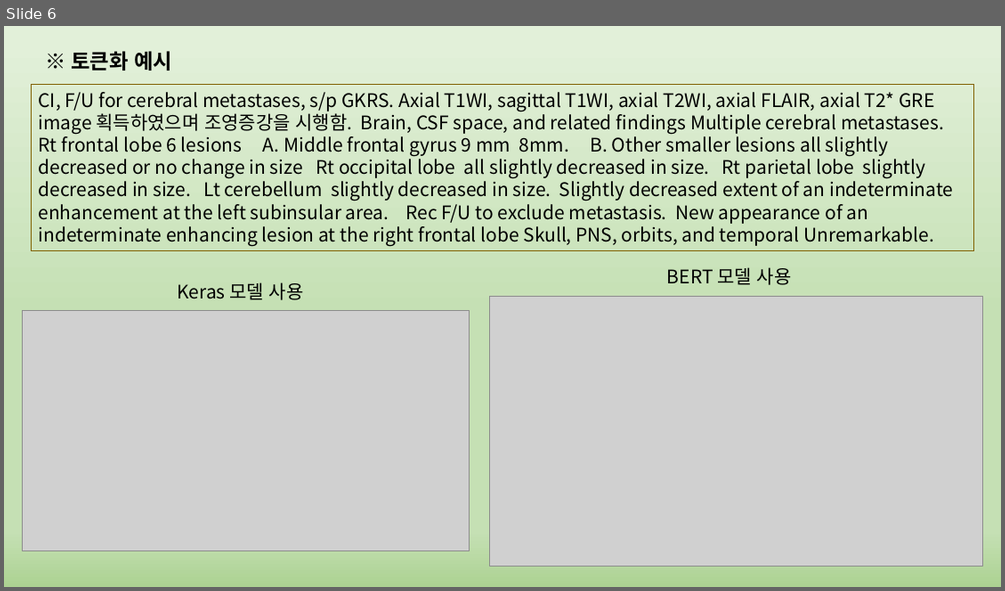
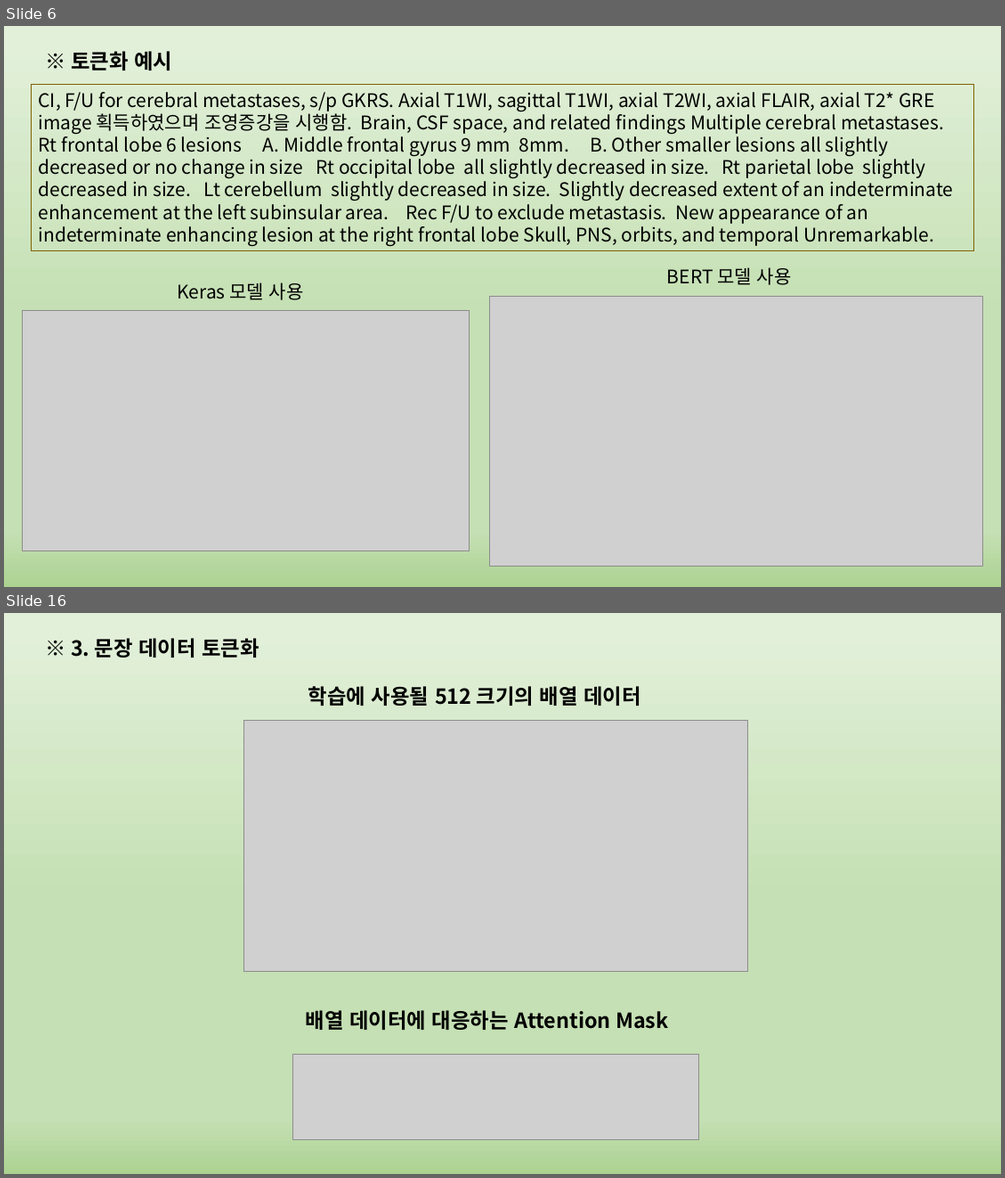
Before and after one commit to phantom0119/K-ium, a slide deck: 정리.pptx. Shown one above the other, each under a label of ours: slide 6 before the commit, slides 6 and 16 after it; the slides between them are not shown. The pictures are 1005x591 and 1005x1178 pixels, drawn with LibreOffice and Linux fonts; fonts in the diff are those of the drawing; grey boxes stand for pictures. Boxes give left, top, right and bottom in pixels: in the first picture for what was removed or moved away, otherwise in the second. Text is boxed around its words. In the diff, an @@ line names an element or a change of style, - is before the commit and + after.

Commit message:
2차 종료 후 업데이트 (ppt 정리)

```diff
--- a/정리.pptx
+++ b/정리.pptx
@@ slide 16 added at bbox=[4, 613, 1001, 1174], background gradient #E2F0D9 to #C5E0B4 to #ACD292 @@
@@ text added at bbox=[71, 638, 259, 657], 20 pt, text #000000, bold @@
+※ 3. 문장 데이터 토큰화
@@ text added at bbox=[308, 686, 640, 706], 20 pt, text #000000, bold @@
+학습에 사용될 512 크기의 배열 데이터
@@ picture added at bbox=[244, 720, 748, 971] @@
@@ text added at bbox=[306, 1010, 668, 1030], 20 pt, text #000000, bold @@
+배열 데이터에 대응하는 Attention Mask
@@ picture added at bbox=[292, 1054, 699, 1140] @@
```
Also in this commit, not shown: 12 other slides added, 7 other files.
